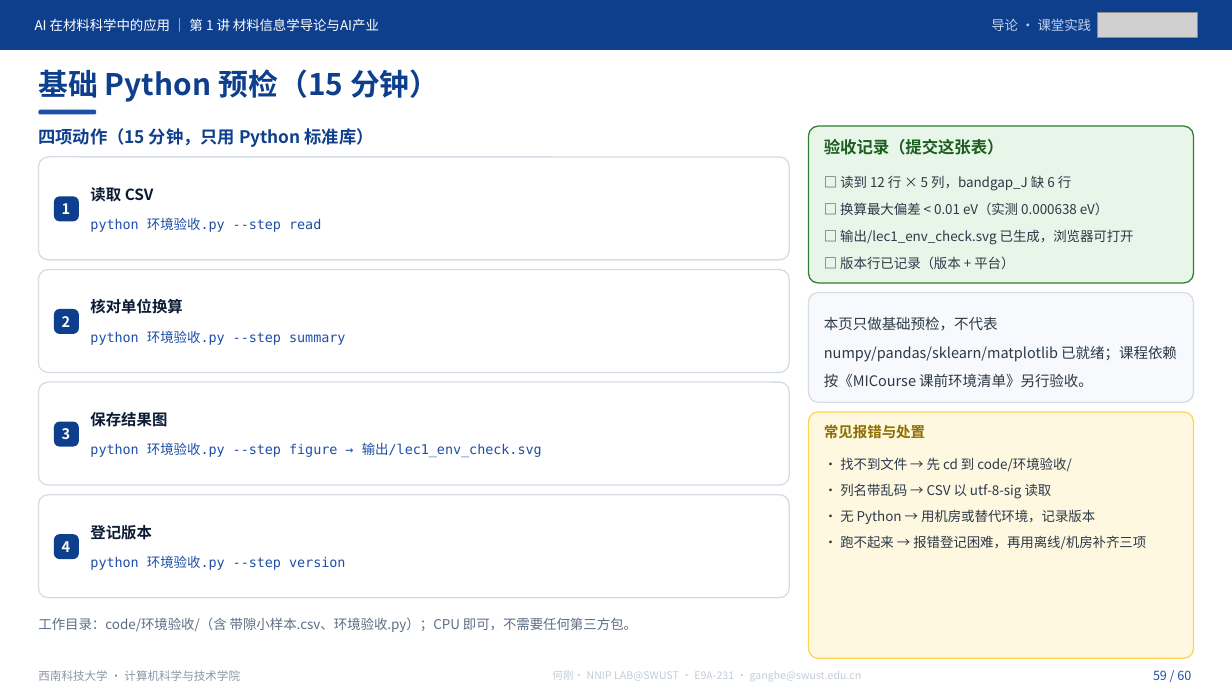
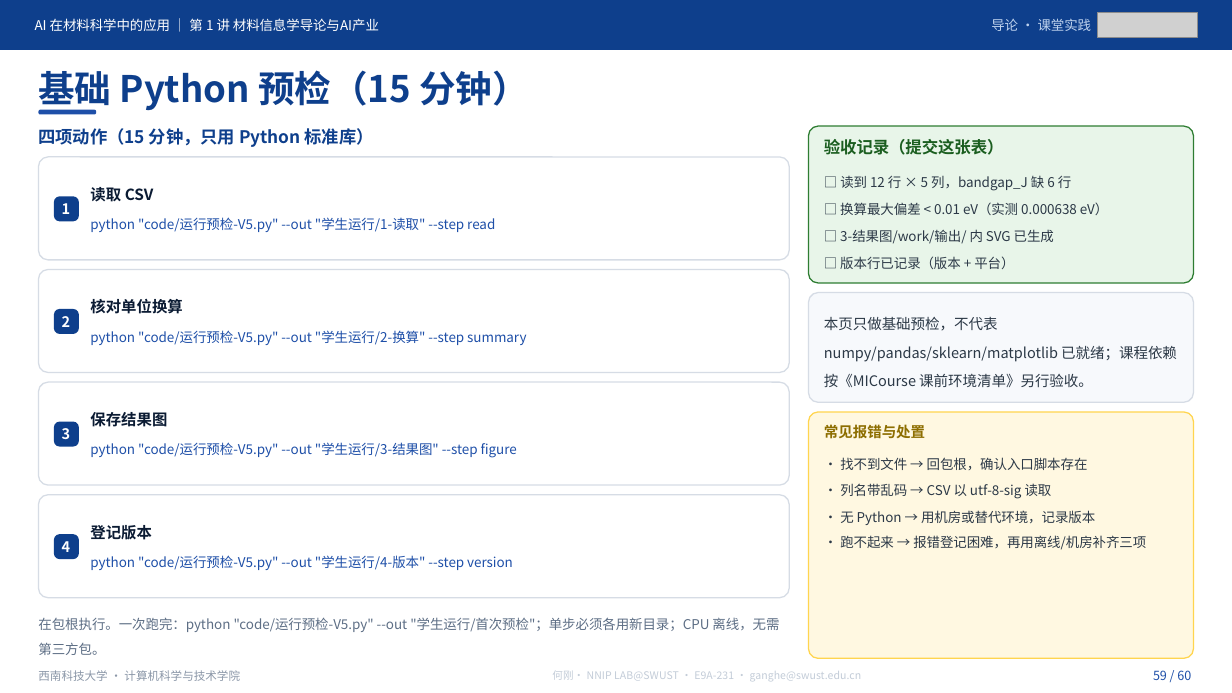
Before and after one commit to cosfrist/Applications-of-Artificial-Intelligence-in-Materials-Science-SWUST, a slide deck: slide 59 of lectures/01-材料信息学导论与AI产业/AI在材料科学中的应用-第1讲 材料信息学导论与AI产业-V5.pptx. Drawn at 1232x693 pixels with LibreOffice and Linux fonts; fonts in the diff are those of the drawing; grey boxes stand for pictures. Boxes give left, top, right and bottom in pixels: in the first picture for what was removed or moved away, otherwise in the second. Text is boxed around its words. In the diff, an @@ line names an element or a change of style, - is before the commit and + after.

```diff
--- a/lectures/01-材料信息学导论与AI产业/AI在材料科学中的应用-第1讲 材料信息学导论与AI产业-V5.pptx
+++ b/lectures/01-材料信息学导论与AI产业/AI在材料科学中的应用-第1讲 材料信息学导论与AI产业-V5.pptx
@@ text "基础 Python 预检（15 分钟）" at [38, 65, 529, 112]: size 23.2 to 28.5 pt @@
@@ text at [90, 217, 495, 232]: text changed; font DejaVu Sans Mono to Noto Sans CJK SC @@
-python 环境验收.py --step read
+python "code/运行预检-V5.py" --out "学生运行/1-读取" --step read
@@ text at [840, 229, 1054, 244]: text changed @@
-□ 输出/lec1_env_check.svg 已生成，浏览器可打开
+□ 3-结果图/work/输出/ 内 SVG 已生成
@@ text at [90, 330, 526, 345]: text changed; font DejaVu Sans Mono to Noto Sans CJK SC @@
-python 环境验收.py --step summary
+python "code/运行预检-V5.py" --out "学生运行/2-换算" --step summary
@@ text at [90, 442, 517, 458]: text changed; font DejaVu Sans Mono to Noto Sans CJK SC @@
-python 环境验收.py --step figure → 输出/lec1_env_check.svg
+python "code/运行预检-V5.py" --out "学生运行/3-结果图" --step figure
@@ text at [840, 457, 1088, 470]: text changed @@
-· 找不到文件 → 先 cd 到 code/环境验收/
+· 找不到文件 → 回包根，确认入口脚本存在
@@ text at [90, 555, 513, 570]: text changed; font DejaVu Sans Mono to Noto Sans CJK SC @@
-python 环境验收.py --step version
+python "code/运行预检-V5.py" --out "学生运行/4-版本" --step version
@@ text at [38, 617, 779, 655]: text changed @@
-工作目录：code/环境验收/（含 带隙小样本.csv、环境验收.py）；CPU 即可，不需要任何第三方包。
+在包根执行。一次跑完：python "code/运行预检-V5.py" --out "学生运行/首次预检"；单步必须各用新目录；CPU 离线，无需第三方包。
```
Also in this commit, not shown: 55 other slides changed, 20 other files.
